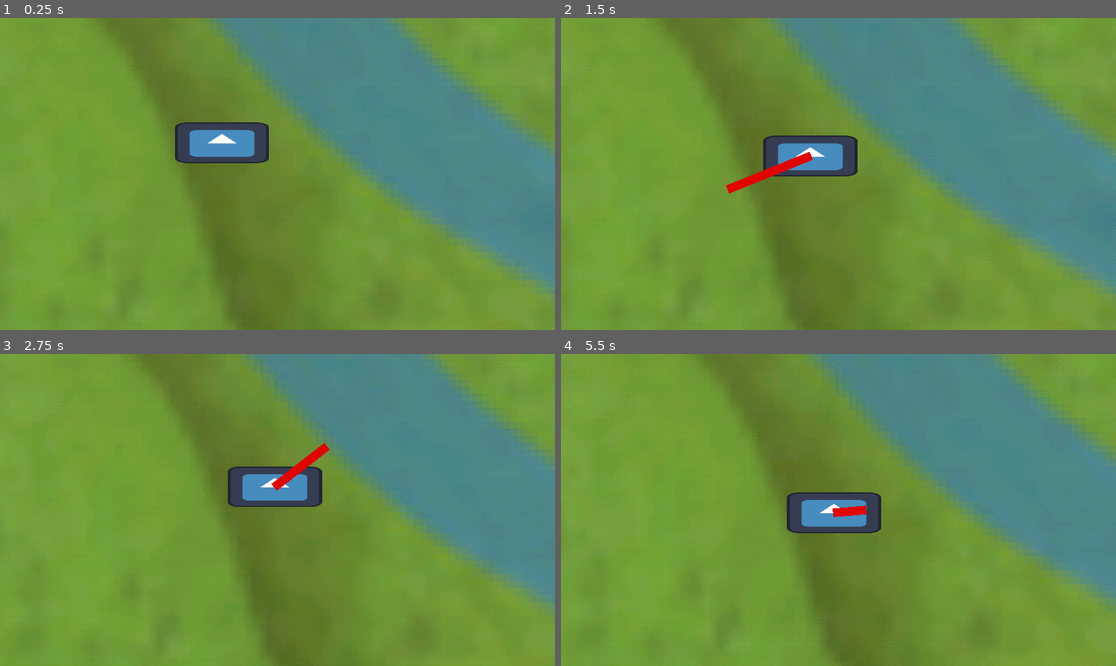
Above: before the commit, frames 1-4 (two rows, left to right).
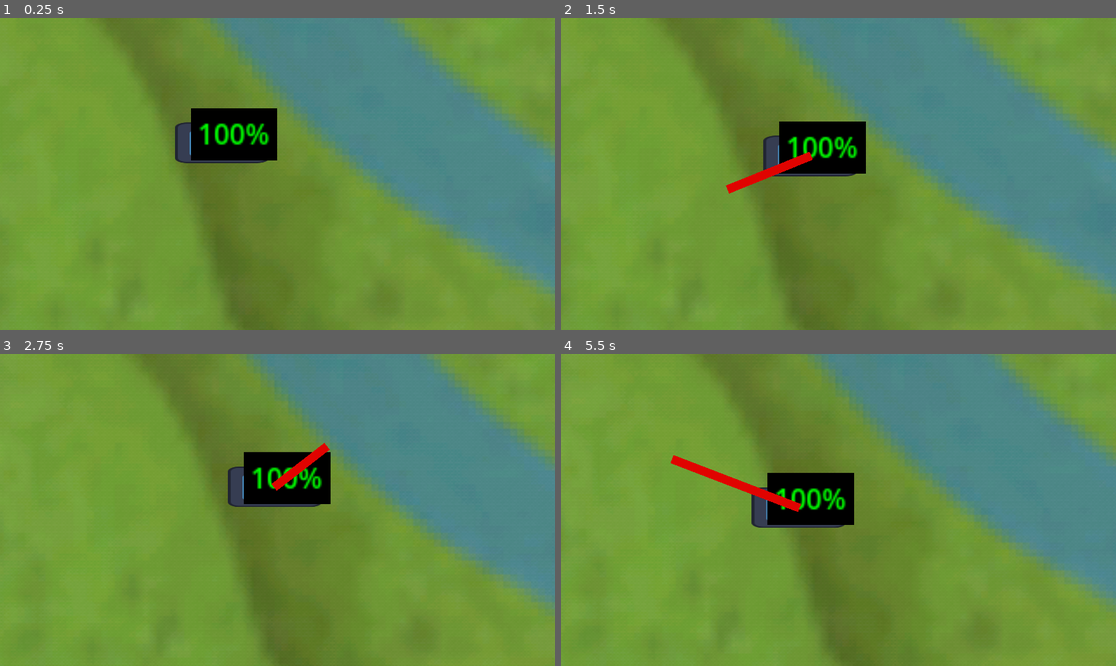
Above: after the commit, the same moments.

Repository: Kothulhu94/mutanic-reign
Game: Godot game, scene res://overworld.tscn
The game is run twice, just before and just after one commit, with the same random seed, the same clock (stepped at 60 frames per second) and the same inputs. The engine's default icon, where the game draws it, is replaced by a stand-in: a white triangle on a blue panel in a dark square.
Inputs (mouse positions are in pixels of both pictures, inside the frame that each line leads up to):
- Up to frame 1 (0.25 s): no input
- Up to frame 2 (1.5 s): tap Enter (confirm) at 0.5 s; move the mouse to (960, 158) at 0.52 s; tap S (cam_down) at 0.6 s; click (960, 158) at 0.67 s; drag from (727, 189) to (810, 236) at 1.27 s
- Up to frame 3 (2.75 s): move the mouse to (333, 441) at 2.02 s; tap A (cam_left) at 2.1 s; click (333, 441) at 2.17 s
- Up to frame 4 (5.5 s): drag from (810, 572) to (672, 463) at 2.77 s; move the mouse to (1005, 556) at 3.52 s; tap W (cam_up) at 3.6 s; click (1005, 556) at 3.67 s; drag from (672, 463) to (755, 432) at 4.27 s; move the mouse to (866, 510) at 5.02 s; tap S (cam_down) at 5.1 s; click (866, 510) at 5.17 s

The runs differ from the first frame. In frame 1, 2.6% of the frame differs, in the area x 34-50%, y 28-46%; in frame 2, 2.4%; in frame 3, 2.3%; in frame 4, 4.4%, in the area x 19-58%, y 32-58%.

Commit message:
Fix combat system: pathline, collision detection, and health visuals
## Pathline Fix
- Add chase_started signal to Bus
- Clear pathline when chase begins to prevent visual desync
- Connect chase_started signal in overworld.gd

## Collision Detection Fix
- Replace body collision checking with distance-based detection
- Use 30-unit proximity threshold to trigger encounters
- Fixes issue where Area2D caravan wasn't detected by CharacterBody2D bus

## Health Visual Fix
- Preload ActorHealthVisual scene directly in bus.gd and Caravan.gd
- Remove dependency on exported PackedScene variables
- Ensures health bars are always visible during gameplay

🤖 Generated with [Claude Code](https://claude.com/claude-code)

Co-Authored-By: Claude <noreply@anthropic.com>

Diff:
--- a/Actors/Caravan.gd
+++ b/Actors/Caravan.gd
@@ -15,7 +15,6 @@
 var current_target_hub: Hub = null
 
 # Health visual
-@export var health_visual_scene: PackedScene
 var _health_visual: Control
 
 # Skill-based bonuses (calculated once at setup)
@@ -71,13 +70,13 @@
 		caravan_state.leader_sheet.initialize_health()
 
 		# Set up health visual
-		if health_visual_scene != null:
-			_health_visual = health_visual_scene.instantiate() as Control
-			if _health_visual != null:
-				add_child(_health_visual)
-				_health_visual.position = Vector2(-18, -20)
-				caravan_state.leader_sheet.health_changed.connect(_on_health_changed)
-				_on_health_changed(caravan_state.leader_sheet.current_health, caravan_state.leader_sheet.get_effective_health())
+		var health_visual_scene: PackedScene = preload("res://UI/ActorHealthVisual.tscn")
+		_health_visual = health_visual_scene.instantiate() as Control
+		if _health_visual != null:
+			add_child(_health_visual)
+			_health_visual.position = Vector2(-18, -20)
+			caravan_state.leader_sheet.health_changed.connect(_on_health_changed)
+			_on_health_changed(caravan_state.leader_sheet.current_health, caravan_state.leader_sheet.get_effective_health())
 
 		# Apply skill bonuses if leader has skills
 		_apply_skill_bonuses()
--- a/Actors/bus.gd
+++ b/Actors/bus.gd
@@ -3,6 +3,8 @@
 
 ## Emitted when the bus collides with a chase target
 signal encounter_initiated(attacker: Node2D, defender: Node2D)
+## Emitted when chase starts
+signal chase_started()
 
 @onready var agent: NavigationAgent2D = $NavigationAgent2D
 @export var move_speed := 200.0
@@ -12,9 +14,9 @@
 var money: int = 1000
 @export var max_unique_stacks: int = 16
 @export var max_stack_size: int = 100
-@export var health_visual_scene: PackedScene
 var _health_visual: Control
 var _chase_target: Node2D = null
+const ENCOUNTER_DISTANCE: float = 30.0
 ## Checks if a specific amount of an item can be added without exceeding limits.
 func can_add_item(item_id: StringName, amount: int) -> bool:
 	if amount <= 0:
@@ -81,13 +83,14 @@
 	charactersheet = CharacterSheet.new()
 	charactersheet.initialize_health()
 
-	if health_visual_scene != null:
-		_health_visual = health_visual_scene.instantiate() as Control
-		if _health_visual != null:
-			add_child(_health_visual)
-			_health_visual.position = Vector2(-18, -20)
-			charactersheet.health_changed.connect(_on_health_changed)
-			_on_health_changed(charactersheet.current_health, charactersheet.get_effective_health())
+	# Create and add health visual
+	var health_visual_scene: PackedScene = preload("res://UI/ActorHealthVisual.tscn")
+	_health_visual = health_visual_scene.instantiate() as Control
+	if _health_visual != null:
+		add_child(_health_visual)
+		_health_visual.position = Vector2(-18, -20)
+		charactersheet.health_changed.connect(_on_health_changed)
+		_on_health_changed(charactersheet.current_health, charactersheet.get_effective_health())
 
 	# Connect to Timekeeper pause/resume signals
 	var timekeeper: Node = get_node_or_null("/root/Timekeeper")
@@ -103,9 +106,19 @@
 		velocity = Vector2.ZERO
 		return
 
-	# Update navigation target if chasing
-	if _chase_target != null and agent != null:
-		agent.target_position = _chase_target.global_position
+	# Check if we've reached the chase target
+	if _chase_target != null:
+		var distance_to_target: float = global_position.distance_to(_chase_target.global_position)
+		if distance_to_target <= ENCOUNTER_DISTANCE:
+			var target: Node2D = _chase_target
+			_chase_target = null
+			velocity = Vector2.ZERO
+			encounter_initiated.emit(self, target)
+			return
+
+		# Update navigation target if chasing
+		if agent != null:
+			agent.target_position = _chase_target.global_position
 
 	if agent:
 		var next := agent.get_next_path_position()
@@ -118,17 +131,6 @@
 		velocity = Vector2.ZERO
 
 	move_and_slide()
-
-	# Check for collision with chase target
-	if _chase_target != null:
-		for i in range(get_slide_collision_count()):
-			var collision: KinematicCollision2D = get_slide_collision(i)
-			if collision.get_collider() == _chase_target:
-				var target: Node2D = _chase_target
-				_chase_target = null
-				velocity = Vector2.ZERO
-				encounter_initiated.emit(self, target)
-				break
 
 func _on_timekeeper_paused() -> void:
 	_is_paused = true
@@ -143,3 +145,4 @@
 ## Initiates chase of a target node
 func chase_target(target: Node2D) -> void:
 	_chase_target = target
+	chase_started.emit()
--- a/overworld.gd
+++ b/overworld.gd
@@ -70,6 +70,7 @@
 	# Connect bus signals
 	if _player_bus != null:
 		_player_bus.encounter_initiated.connect(_on_encounter_initiated)
+		_player_bus.chase_started.connect(_on_chase_started)
 
 	# Spawn Camera
 	cam = camera_scene.instantiate() as Camera2D
@@ -426,6 +427,13 @@
 # -------------------------------------------------------------------
 # Combat System Callbacks
 # -------------------------------------------------------------------
+func _on_chase_started() -> void:
+	# Clear pathline when starting a chase
+	_path_world.clear()
+	if path_line != null:
+		path_line.points = PackedVector2Array()
+		path_line.visible = false
+
 func _on_chase_initiated(caravan_actor: Caravan) -> void:
 	if _player_bus != null:
 		_player_bus.chase_target(caravan_actor)
